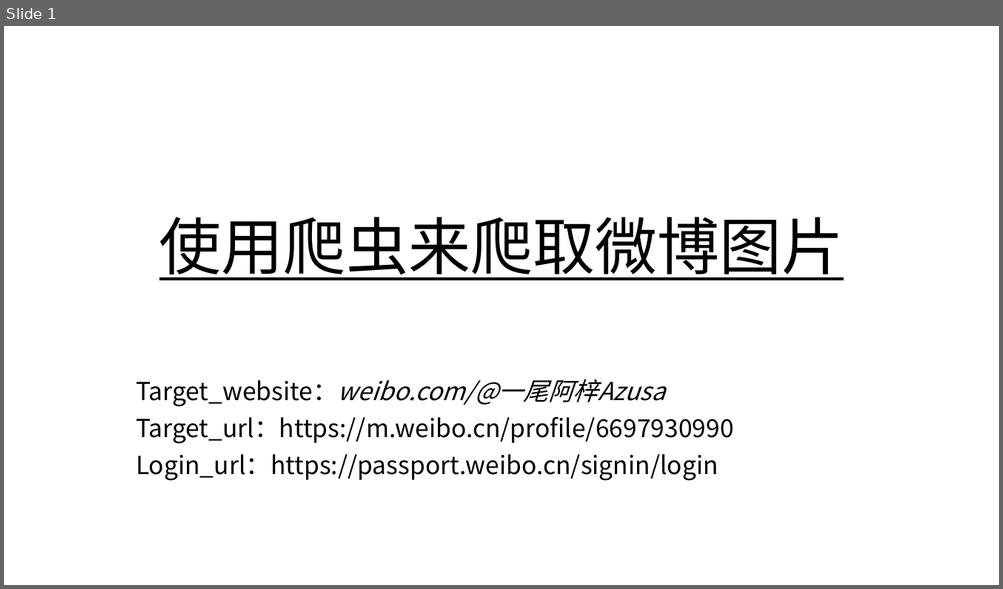
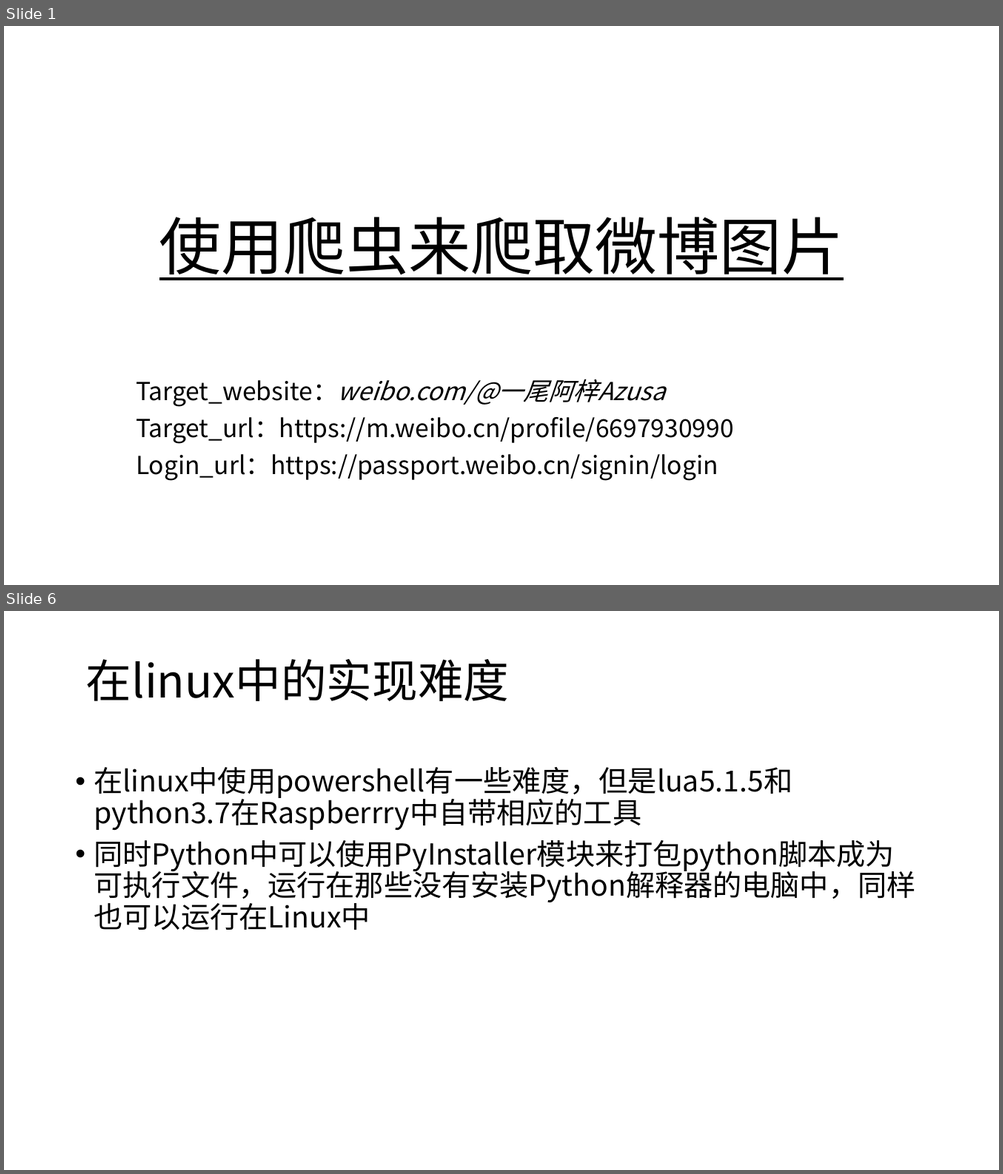
Before and after one commit to iunchen/ScrapySelf, a slide deck: Solution_v2.0.pptx. Shown one above the other, each under a label of ours: slide 1 before the commit, slides 1 and 6 after it; the slides between them are not shown. The pictures are 1003x589 and 1003x1174 pixels, drawn with LibreOffice and Linux fonts; fonts in the diff are those of the drawing. Boxes give left, top, right and bottom in pixels: in the first picture for what was removed or moved away, otherwise in the second. Text is boxed around its words. In the diff, an @@ line names an element or a change of style, - is before the commit and + after.

```diff
--- a/Solution_v2.0.pptx
+++ b/Solution_v2.0.pptx
@@ slide 6 added at box(4, 611, 999, 1170), background #FFFFFF @@
@@ text added at box(86, 659, 509, 701), 44 pt, text #000000 @@
+在linux中的实现难度
@@ text added at box(94, 767, 916, 931), 28 pt, text #000000 @@
+• 在linux中使用powershell有一些难度，但是lua5.1.5和python3.7在Raspberrry中自带相应的工具
+• 同时Python中可以使用PyInstaller模块来打包python脚本成为可执行文件，运行在那些没有安装Python解释器的电脑中，同样也可以运行在Linux中
```
Also in this commit, not shown: 6 slides changed, 5 other slides added.
